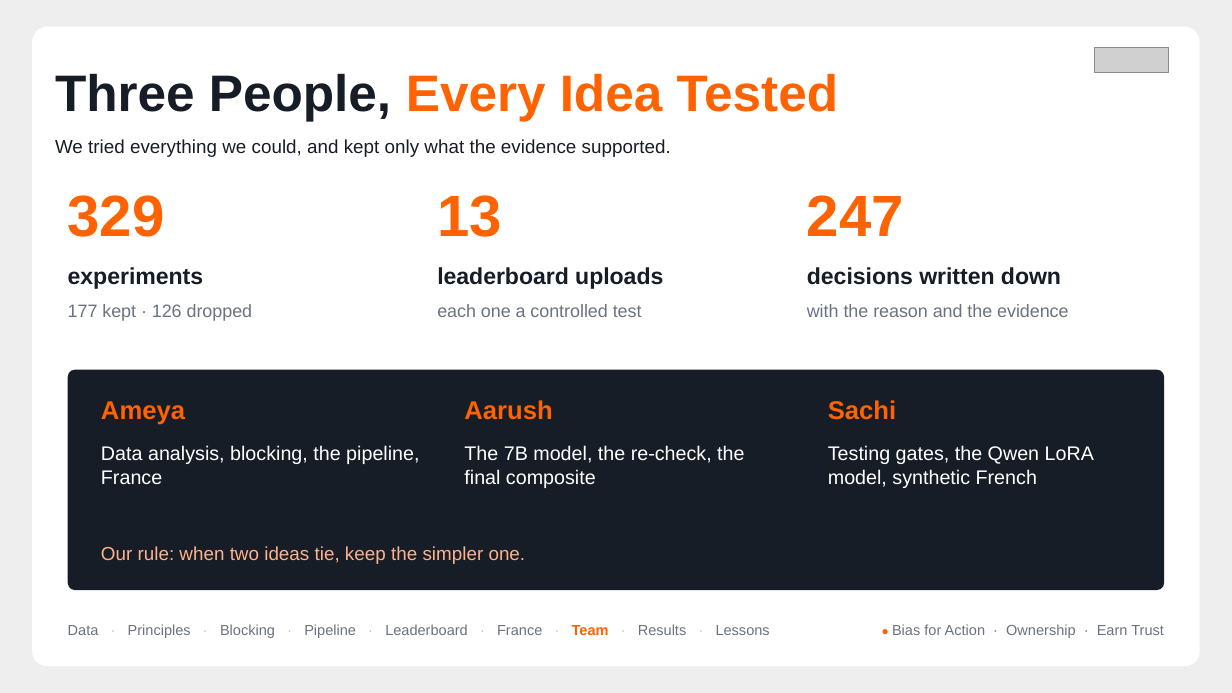
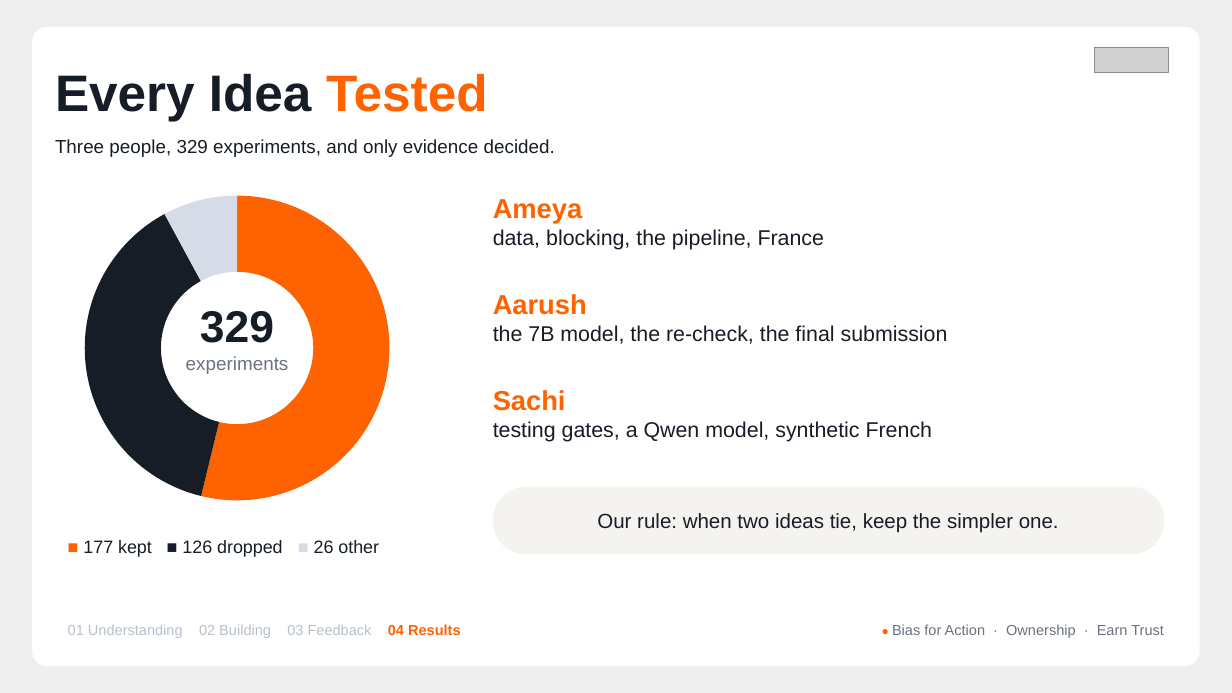
Before and after one commit to AmeyaBorkar/Grenuke, a slide deck: slide 13 of finale/Grenuke_Finale_Deck.pptx (slide 8 before the commit). Drawn at 1232x693 pixels with LibreOffice and Linux fonts; fonts in the diff are those of the drawing; grey boxes stand for pictures. Boxes give left, top, right and bottom in pixels: in the first picture for what was removed or moved away, otherwise in the second. Text is boxed around its words. In the diff, an @@ line names an element or a change of style, - is before the commit and + after.

```diff
--- a/finale/Grenuke_Finale_Deck.pptx
+++ b/finale/Grenuke_Finale_Deck.pptx
@@ text at <box>55,73,555,157</box>: text changed @@
-Three People, Every Idea Tested
-We tried everything we could, and kept only what the evidence supported.
+Every Idea Tested
+Three people, 329 experiments, and only evidence decided.
@@ doughnut chart added at <box>68,179,407,517</box> @@
+categories: 1, 2, 3
+Series 1: 54, 38, 8
@@ text removed at <box>68,195,165,237</box> @@
-329
@@ text removed at <box>437,195,502,237</box> @@
-13
@@ text at <box>493,199,824,250</box>: text changed; size 11.5 to 12.5 pt; text colour #FFFFFF to #161D26 @@
-Data analysis, blocking, the pipeline, France
+Ameya
+data, blocking, the pipeline, France
@@ text removed at <box>807,195,904,236</box> @@
-247
@@ text removed at <box>437,267,663,289</box> @@
-leaderboard uploads
@@ text removed at <box>807,267,1061,285</box> @@
-decisions written down
@@ text "329": place and size @@
-text "329" at <box>68,267,203,289</box>
+text "329" at <box>186,311,289,374</box>
@@ text at <box>493,294,948,344</box>: text changed; size 11.5 to 12.5 pt; text colour #FFFFFF to #161D26 @@
-The 7B model, the re-check, the final composite
+Aarush
+the 7B model, the re-check, the final submission
@@ text at <box>200,311,274,343</box>: paragraph added @@
+329
@@ text removed at <box>437,304,642,317</box> @@
-each one a controlled test
@@ text removed at <box>807,304,1068,317</box> @@
-with the reason and the evidence
@@ text at <box>186,356,289,374</box>: size 13.5 to 11 pt, text colour #161D26 to #6B7280, bold off in "experiments"; alignment left to centre @@
@@ rounded rectangle removed at <box>68,370,1164,590</box> @@
@@ text removed at <box>101,401,185,425</box> @@
-Ameya
@@ text removed at <box>464,400,552,420</box> @@
-Aarush
@@ text at <box>493,390,932,442</box>: text changed; size 11.5 to 12.5 pt; text colour #FFFFFF to #161D26 @@
-Testing gates, the Qwen LoRA model, synthetic French
+Sachi
+testing gates, a Qwen model, synthetic French
@@ text removed at <box>828,400,896,420</box> @@
-Sachi
@@ rounded rectangle "Our rule: when two ideas ...": place and size @@
-rounded rectangle "Our rule: when two ideas ..." at <box>101,546,526,564</box>
+rounded rectangle "Our rule: when two ideas ..." at <box>493,487,1164,554</box>
@@ rounded rectangle "Our rule: when two ideas ..." at <box>493,487,1164,554</box>: size 11 to 12 pt, text colour #FFB28B to #161D26; alignment left to centre; vertical alignment top to middle; fill none to #F5F3EF @@
@@ text at <box>83,540,379,557</box>: text changed; text colour #6B7280 to #161D26 @@
-177 kept · 126 dropped
+■ 177 kept ■ 126 dropped ■ 26 other
@@ text at <box>68,624,461,638</box>: text changed; text colour #6B7280 to #B8C0CC @@
-Data · Principles · Blocking · Pipeline · Leaderboard · France · Team · Results · Lessons
+01 Understanding 02 Building 03 Feedback 04 Results
```
Also in this commit, not shown: 5 other slides changed, 8 slides added, 3 slides removed, 2 other files.
